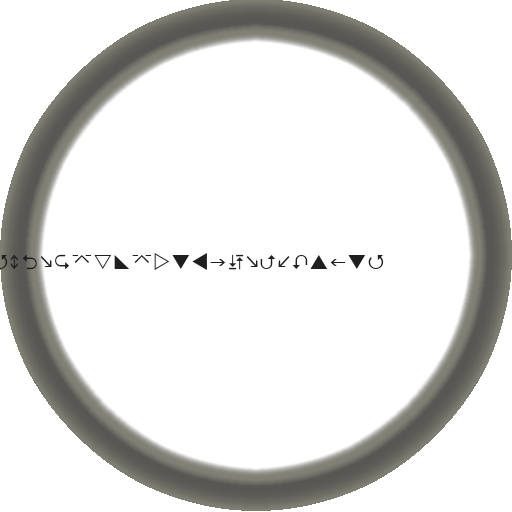
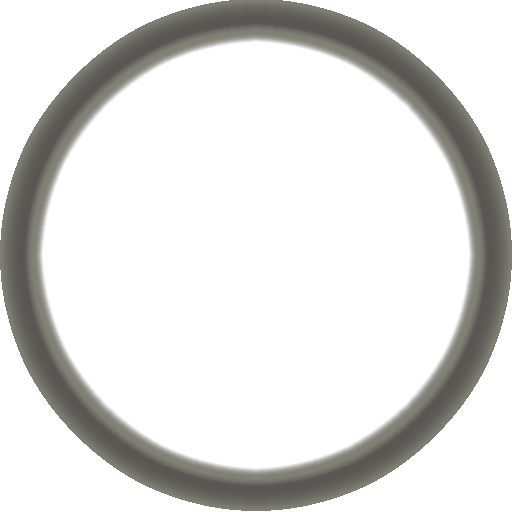
Layers edited between the first and the second w=512, h=512 image:
hid "qwzioprt#+lkgsOyINCSAWEzPlLKSS...", painted on it over [0, 253, 384, 270]
hid "stairs #1" over [3, 253, 384, 270]
hid "stairs" over [2, 253, 384, 270]
